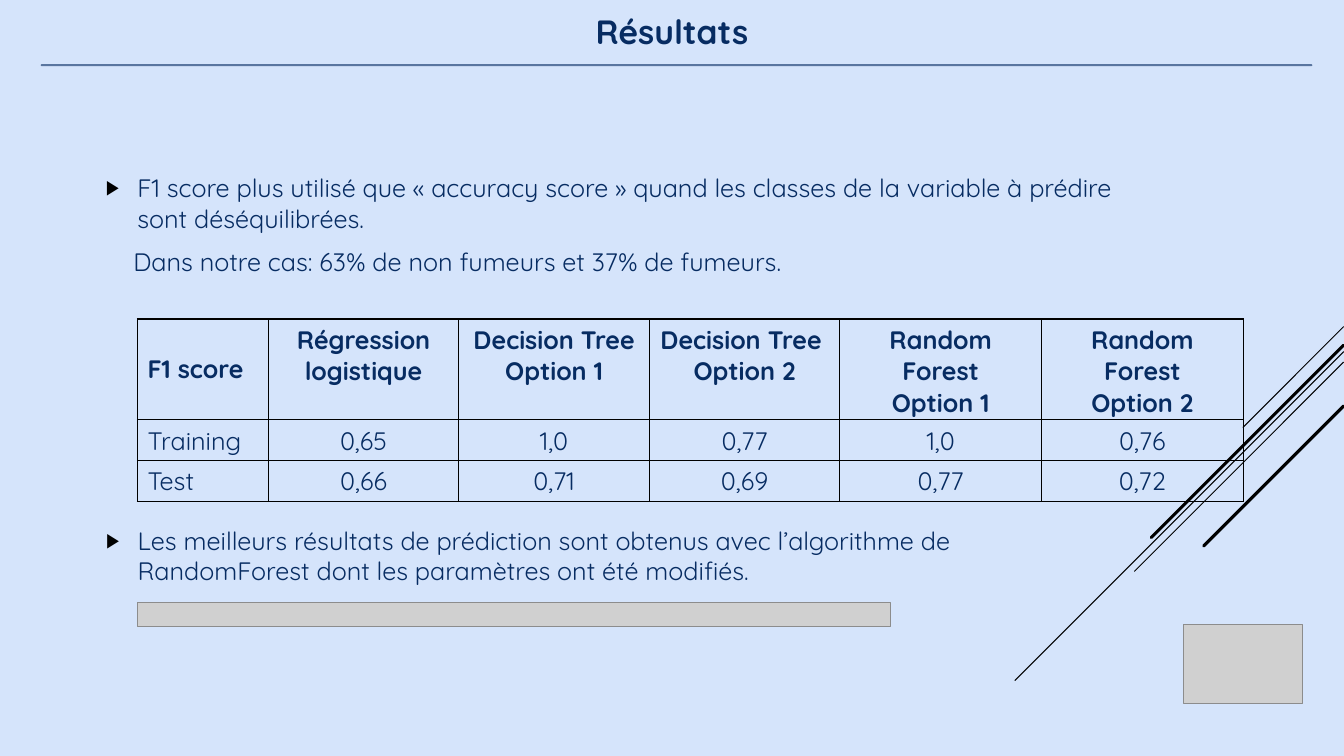
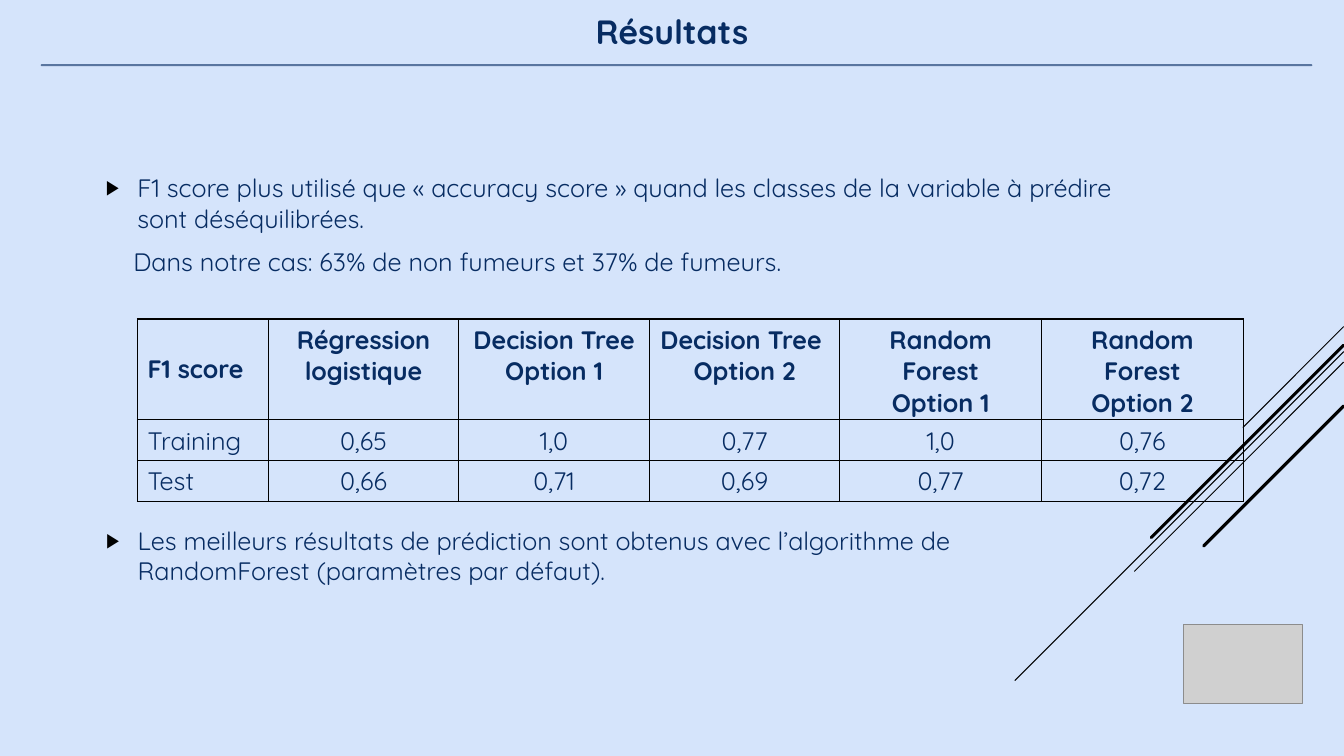
Before and after one commit to Murielepp/Certif_block6, a slide deck: slide 10 of Presentation_projet_Essentials.pptx. Drawn at 1344x756 pixels with LibreOffice and Linux fonts; fonts in the diff are those of the drawing; grey boxes stand for pictures. Boxes give left, top, right and bottom in pixels: in the first picture for what was removed or moved away, otherwise in the second. Text is boxed around its words. In the diff, an @@ line names an element or a change of style, - is before the commit and + after.

```diff
--- a/Presentation_projet_Essentials.pptx
+++ b/Presentation_projet_Essentials.pptx
@@ text at [138, 531, 950, 585]: text changed @@
-▶ Les meilleurs résultats de prédiction sont obtenus avec l’algorithme de RandomForest dont les paramètres ont été modifiés.
+▶ Les meilleurs résultats de prédiction sont obtenus avec l’algorithme de RandomForest (paramètres par défaut).
@@ picture removed at [137, 603, 890, 627] @@
```
Also in this commit, not shown: 1 other slide changed, 1 other file.
